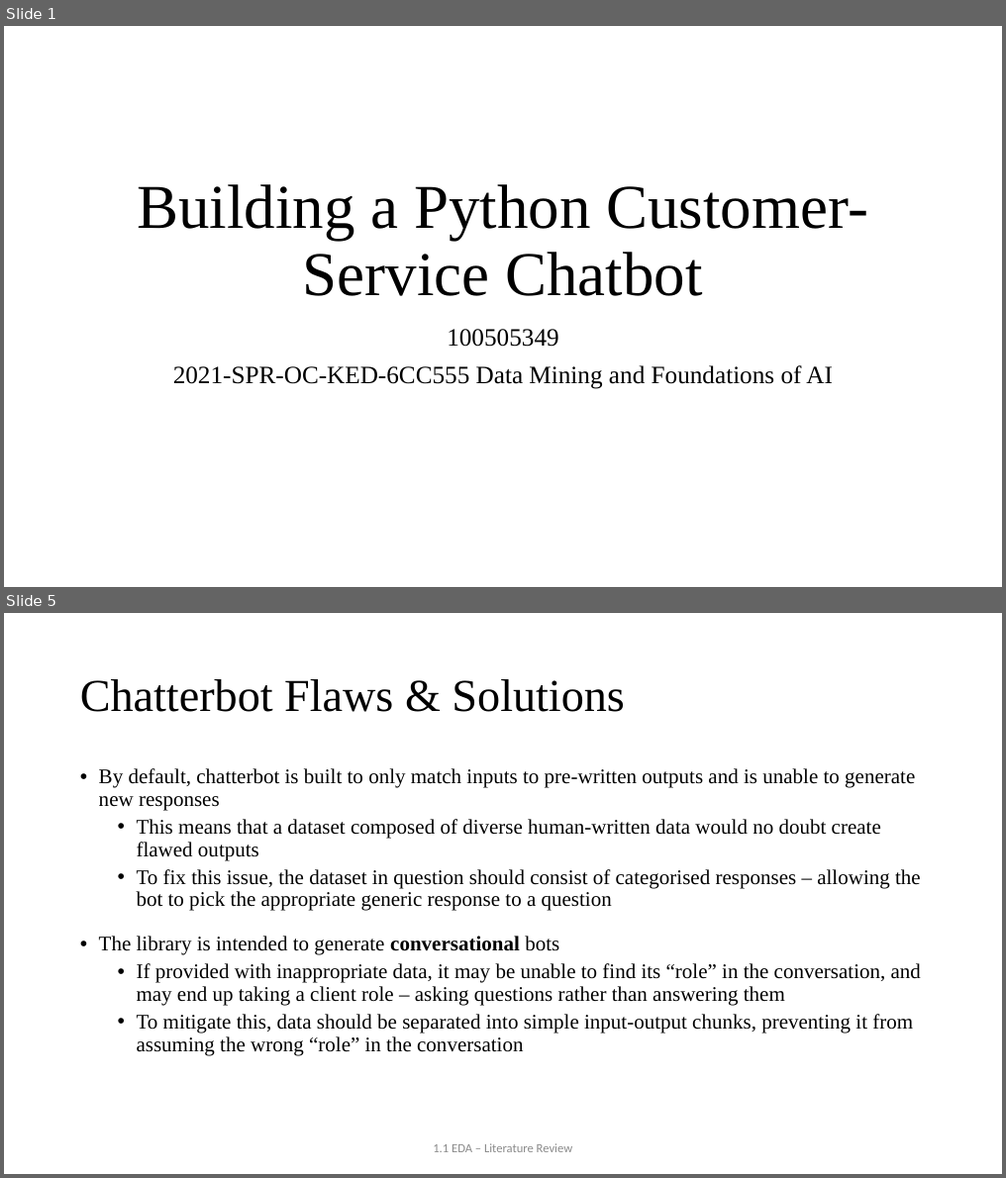
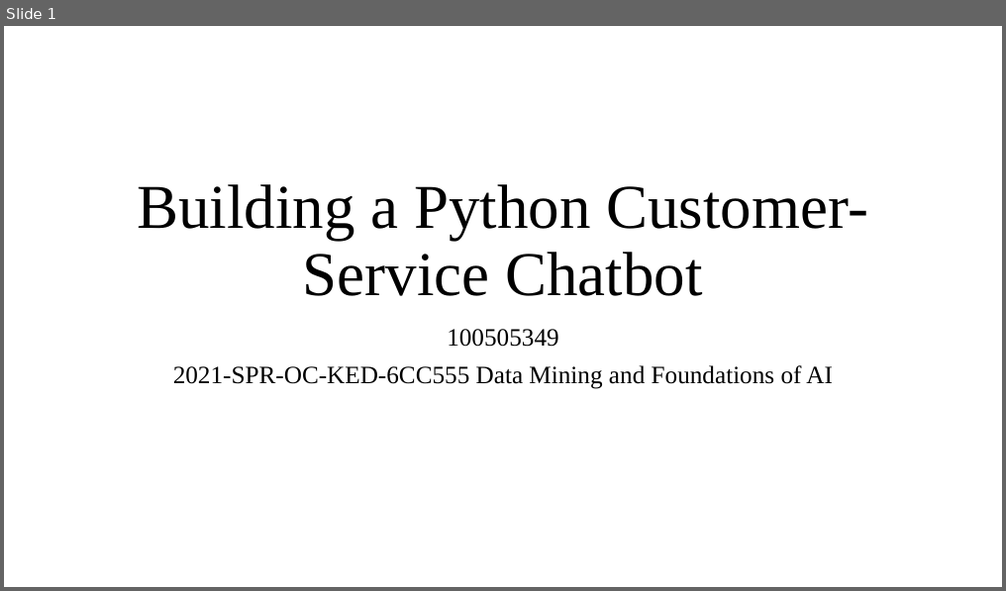
Before and after one commit to JaVonox/AIChatbot, a slide deck: Documentation/100505349.pptx. Shown one above the other, each under a label of ours: slides 1 and 5 before the commit, slide 1 after it; the slides between them are not shown. The pictures are 1006x1178 and 1006x591 pixels, drawn with LibreOffice and Linux fonts; fonts in the diff are those of the drawing. Boxes give left, top, right and bottom in pixels: in the first picture for what was removed or moved away, otherwise in the second. Text is boxed around its words. In the diff, an @@ line names an element or a change of style, - is before the commit and + after.

```diff
--- a/Documentation/100505349.pptx
+++ b/Documentation/100505349.pptx
@@ slide 5 removed at (4, 613, 1002, 1174), background #FFFFFF @@
@@ title removed at (80, 679, 624, 712) @@
-Chatterbot Flaws & Solutions
@@ text removed at (99, 768, 921, 911) @@
-• By default, chatterbot is built to only match inputs to pre-written outputs and is unable to generate new responses
-  • This means that a dataset composed of diverse human-written data would no doubt create flawed outputs
-  • To fix this issue, the dataset in question should consist of categorised responses – allowing the bot to pick the appropriate generic response to a question
@@ text removed at (99, 936, 921, 1056) @@
-• The library is intended to generate conversational bots
-  • If provided with inappropriate data, it may be unable to find its “role” in the conversation, and may end up taking a client role – asking questions rather than answering them
-  • To mitigate this, data should be separated into simple input-output chunks, preventing it from assuming the wrong “role” in the conversation
@@ text removed at (433, 1144, 573, 1153) @@
-1.1 EDA – Literature Review
```
Also in this commit, not shown: 1 slide changed, 7 slides added, 4 other slides removed, 1 other file.
